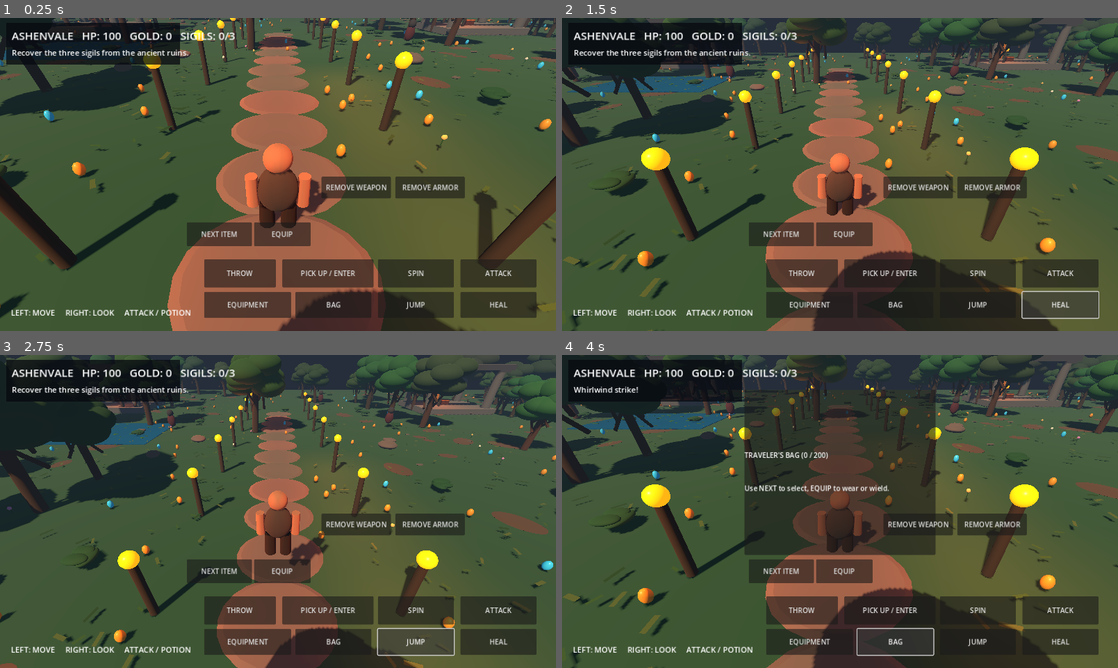
Above: before the commit, frames 1-4 (two rows, left to right).
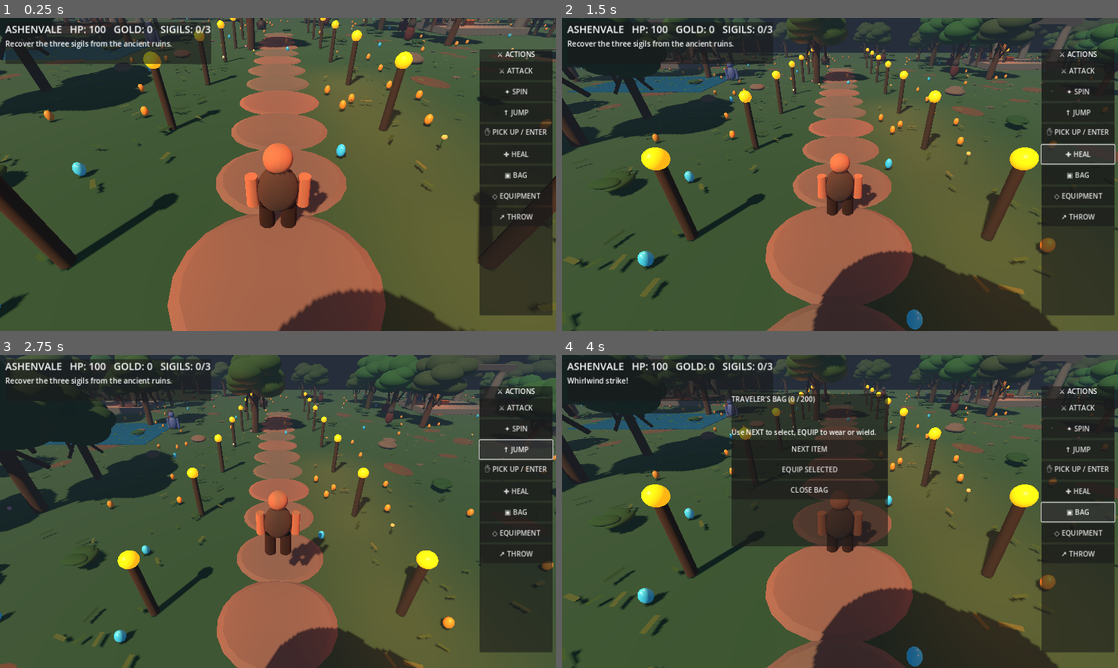
Above: after the commit, the same moments.

Repository: 82gtstang/MindControl
Game: Godot game, scene res://world.tscn
Two runs of this game, one before a commit and one after it. Both use one fixed random seed, a clock stepped at 60 frames per second and the inputs below.
Inputs:
- Up to frame 1 (0.25 s): no input
- Up to frame 2 (1.5 s): click "ATTACK" (after the commit: "⚔ ATTACK") at 0.5 s; click "HEAL" (after the commit: "✚ HEAL") at 1.25 s
- Up to frame 3 (2.75 s): click "JUMP" (after the commit: "↑ JUMP") at 2 s
- Up to frame 4 (4 s): click "SPIN" (after the commit: "✦ SPIN") at 2.75 s; click "BAG" (after the commit: "▣ BAG") at 3.5 s

The runs differ from the first frame. In frame 1, 23% of the frame differs, in the area x 0-100%, y 0-96%; in frame 2, 19%; in frame 3, 22%; in frame 4, 27%, in the area x 0-100%, y 1-100%.
Error before the commit: Trying to assign an array of type "Array" to a variable of type "Array[String]". (res://world.gd:460)
Error after the commit: Trying to assign an array of type "Array" to a variable of type "Array[String]". (res://world.gd:465)

Commit message:
Add right-side action dock, three enterable crypts and eight enemy classes

Diff:
--- a/godot/world.gd
+++ b/godot/world.gd
@@ -20,6 +20,9 @@
 var inside_dungeon := false
 var dungeon_root: Node3D
 var dungeon_entry := Vector3(13, 0, 11)
+var dungeon_entries := [Vector3(13, 0, 11), Vector3(-31, 0, 19), Vector3(34, 0, -13)]
+var dungeon_names := ["Forgotten Crypt", "Ashen Catacombs", "Shadow Vault"]
+var active_dungeon := -1
 var spin_cooldown := 0.0
 const HERO_MODEL := "res://assets/characters/hero.glb"
 const ENEMY_MODEL := "res://assets/characters/enemy.glb"
@@ -63,6 +66,8 @@
 	_create_hero()
 	_create_enemies()
 	_create_dungeon()
+	_create_extra_dungeons()
+	_create_enemy_varieties()
 	_scatter_loot()
 	_create_ui()
 	Input.set_mouse_mode(Input.MOUSE_MODE_VISIBLE)
@@ -486,112 +491,78 @@
 func _create_ui() -> void:
 	var layer := CanvasLayer.new()
 	add_child(layer)
-	var panel := ColorRect.new()
-	panel.color = Color(0.025, .035, .06, .75)
-	panel.position = Vector2(14, 12)
-	panel.size = Vector2(400, 95)
-	layer.add_child(panel)
+	var top := PanelContainer.new()
+	top.position = Vector2(12, 10)
+	top.custom_minimum_size = Vector2(420, 96)
+	layer.add_child(top)
+	var top_box := VBoxContainer.new()
+	top.add_child(top_box)
 	hud = Label.new()
-	hud.position = Vector2(27, 22)
-	hud.add_theme_font_size_override("font_size", 25)
-	layer.add_child(hud)
+	hud.add_theme_font_size_override("font_size", 23)
+	top_box.add_child(hud)
 	message_label = Label.new()
-	message_label.position = Vector2(27, 67)
-	message_label.add_theme_font_size_override("font_size", 18)
-	layer.add_child(message_label)
-	var hint := Label.new()
-	hint.text = "LEFT: MOVE     RIGHT: LOOK     ATTACK / POTION"
-	hint.position = Vector2(25, 665)
-	hint.add_theme_font_size_override("font_size", 18)
-	layer.add_child(hint)
-	var attack := Button.new()
-	attack.text = "ATTACK"
-	attack.position = Vector2(1060, 555)
-	attack.size = Vector2(175, 65)
-	attack.pressed.connect(_attack)
-	layer.add_child(attack)
-	var potion := Button.new()
-	potion.text = "HEAL"
-	potion.position = Vector2(1060, 630)
-	potion.size = Vector2(175, 60)
-	potion.pressed.connect(_heal)
-	layer.add_child(potion)
-	var jump := Button.new()
-	jump.text = "JUMP"
-	jump.position = Vector2(870, 630)
-	jump.size = Vector2(175, 60)
-	jump.pressed.connect(_jump)
-	layer.add_child(jump)
-	var spin := Button.new()
-	spin.text = "SPIN"
-	spin.position = Vector2(870, 555)
-	spin.size = Vector2(175, 65)
-	spin.pressed.connect(_spin_attack)
-	layer.add_child(spin)
-	var bag := Button.new()
-	bag.text = "BAG"
-	bag.position = Vector2(680, 630)
-	bag.size = Vector2(175, 60)
-	bag.pressed.connect(_toggle_bag)
-	layer.add_child(bag)
-	var interact := Button.new()
-	interact.text = "PICK UP / ENTER"
-	interact.position = Vector2(650, 555)
-	interact.size = Vector2(210, 65)
-	interact.pressed.connect(_interact)
-	layer.add_child(interact)
-	var throw_button := Button.new()
-	throw_button.text = "THROW"
-	throw_button.position = Vector2(470, 555)
-	throw_button.size = Vector2(165, 65)
-	throw_button.pressed.connect(_throw_from_bag)
-	layer.add_child(throw_button)
+	message_label.add_theme_font_size_override("font_size", 17)
+	top_box.add_child(message_label)
+	var dock := PanelContainer.new()
+	dock.name = "ActionDock"
+	dock.set_anchors_preset(Control.PRESET_CENTER_RIGHT)
+	dock.anchor_left = 1.0
+	dock.anchor_right = 1.0
+	dock.anchor_top = .10
+	dock.anchor_bottom = .95
+	dock.offset_left = -176
+	dock.offset_right = -8
+	dock.offset_top = 0
+	dock.offset_bottom = 0
+	layer.add_child(dock)
+	var dock_column := VBoxContainer.new()
+	dock_column.add_theme_constant_override("separation", 5)
+	dock.add_child(dock_column)
+	var title := Label.new()
+	title.text = "⚔ ACTIONS"
+	title.horizontal_alignment = HORIZONTAL_ALIGNMENT_CENTER
+	dock_column.add_child(title)
+	_dock_button(dock_column, "⚔ ATTACK", _attack)
+	_dock_button(dock_column, "✦ SPIN", _spin_attack)
+	_dock_button(dock_column, "↑ JUMP", _jump)
+	_dock_button(dock_column, "✋ PICK UP / ENTER", _interact)
+	_dock_button(dock_column, "✚ HEAL", _heal)
+	_dock_button(dock_column, "▣ BAG", _toggle_bag)
+	_dock_button(dock_column, "◇ EQUIPMENT", _toggle_equipment)
+	_dock_button(dock_column, "↗ THROW", _throw_from_bag)
 	inventory_panel = PanelContainer.new()
-	inventory_panel.position = Vector2(420, 80)
-	inventory_panel.custom_minimum_size = Vector2(440, 380)
+	inventory_panel.position = Vector2(390, 90)
+	inventory_panel.custom_minimum_size = Vector2(360, 350)
 	layer.add_child(inventory_panel)
+	var bag_column := VBoxContainer.new()
+	inventory_panel.add_child(bag_column)
 	inventory_text = Label.new()
-	inventory_panel.add_child(inventory_text)
+	bag_column.add_child(inventory_text)
+	_dock_button(bag_column, "NEXT ITEM", _next_inventory_item)
+	_dock_button(bag_column, "EQUIP SELECTED", _equip_selected)
+	_dock_button(bag_column, "CLOSE BAG", _toggle_bag)
 	inventory_panel.visible = false
 	_update_bag()
-	var next_button := Button.new()
-	next_button.text = "NEXT ITEM"
-	next_button.position = Vector2(430, 470)
-	next_button.size = Vector2(150, 55)
-	next_button.pressed.connect(_next_inventory_item)
-	layer.add_child(next_button)
-	var equip_button := Button.new()
-	equip_button.text = "EQUIP"
-	equip_button.position = Vector2(585, 470)
-	equip_button.size = Vector2(130, 55)
-	equip_button.pressed.connect(_equip_selected)
-	layer.add_child(equip_button)
-	var equipment_button := Button.new()
-	equipment_button.text = "EQUIPMENT"
-	equipment_button.position = Vector2(470, 630)
-	equipment_button.size = Vector2(200, 60)
-	equipment_button.pressed.connect(_toggle_equipment)
-	layer.add_child(equipment_button)
 	equipment_panel = PanelContainer.new()
-	equipment_panel.position = Vector2(740, 95)
-	equipment_panel.custom_minimum_size = Vector2(320, 260)
+	equipment_panel.position = Vector2(390, 90)
+	equipment_panel.custom_minimum_size = Vector2(350, 250)
 	layer.add_child(equipment_panel)
+	var gear_column := VBoxContainer.new()
+	equipment_panel.add_child(gear_column)
 	equipment_text = Label.new()
-	equipment_panel.add_child(equipment_text)
+	gear_column.add_child(equipment_text)
+	_dock_button(gear_column, "REMOVE WEAPON", _unequip_weapon)
+	_dock_button(gear_column, "REMOVE ARMOR", _unequip_armor)
+	_dock_button(gear_column, "CLOSE", _toggle_equipment)
 	equipment_panel.visible = false
 	_update_equipment()
-	var remove_weapon := Button.new()
-	remove_weapon.text = "REMOVE WEAPON"
-	remove_weapon.position = Vector2(740, 365)
-	remove_weapon.size = Vector2(160, 50)
-	remove_weapon.pressed.connect(_unequip_weapon)
-	layer.add_child(remove_weapon)
-	var remove_armor := Button.new()
-	remove_armor.text = "REMOVE ARMOR"
-	remove_armor.position = Vector2(910, 365)
-	remove_armor.size = Vector2(160, 50)
-	remove_armor.pressed.connect(_unequip_armor)
-	layer.add_child(remove_armor)
+
+func _dock_button(parent: VBoxContainer, label: String, callback: Callable) -> void:
+	var button := Button.new()
+	button.text = label
+	button.custom_minimum_size = Vector2(155, 43)
+	button.pressed.connect(callback)
+	parent.add_child(button)
 
 func _unhandled_input(event: InputEvent) -> void:
 	if event is InputEventScreenTouch:
@@ -654,7 +625,7 @@
 	hero.move_and_slide()
 	if inside_dungeon:
 		hero.position.x = clampf(hero.position.x, -11, 11)
-		hero.position.z = clampf(hero.position.z, 70, 108)
+		hero.position.z = clampf(hero.position.z, 70 + active_dungeon * 55, 108 + active_dungeon * 55)
 	else:
 		hero.position.x = clampf(hero.position.x, -54, 54)
 		hero.position.z = clampf(hero.position.z, -54, 54)
@@ -795,18 +766,22 @@
 	_update_bag()
 
 func _interact() -> void:
-	if inside_dungeon and hero.position.distance_to(Vector3(0, .2, 72)) < 4.0:
+	if inside_dungeon and hero.position.distance_to(Vector3(0, .2, 72 + active_dungeon * 55)) < 5.0:
 		inside_dungeon = false
-		hero.position = dungeon_entry + Vector3(0, .3, 2)
-		message = "You emerge from the ancient crypt."
+		hero.position = dungeon_entries[active_dungeon] + Vector3(0, .3, 4)
+		message = "You emerge from " + dungeon_names[active_dungeon]
+		active_dungeon = -1
 		message_timer = 4
 		return
-	if not inside_dungeon and hero.position.distance_to(dungeon_entry) < 4.0:
-		inside_dungeon = true
-		hero.position = Vector3(0, .2, 73)
-		message = "You descend into the forgotten crypt."
-		message_timer = 5
-		return
+	if not inside_dungeon:
+		for i in range(dungeon_entries.size()):
+			if hero.position.distance_to(dungeon_entries[i]) < 5.0:
+				inside_dungeon = true
+				active_dungeon = i
+				hero.position = Vector3(0, .2, 73 + i * 55)
+				message = "Entering " + dungeon_names[i] + " - find the exit at the entrance!"
+				message_timer = 6
+				return
 	for item in world_items.duplicate():
 		if is_instance_valid(item) and hero.global_position.distance_to(item.global_position) < 2.6:
 			if inventory.size() >= 200:
@@ -845,7 +820,7 @@
 	for i in range(320):
 		var dungeon_item := i >= 260
 		var x := rng.randf_range(-48, 48) if not dungeon_item else rng.randf_range(-8, 8)
-		var z := rng.randf_range(-48, 48) if not dungeon_item else rng.randf_range(76, 105)
+		var z := rng.randf_range(-48, 48) if not dungeon_item else rng.randf_range(76, 105) + (i % 3) * 55
 		if not dungeon_item and absf(x) < 3.0 and absf(z) < 10.0:
 			x += 5.0
 		var item := Node3D.new()
@@ -901,3 +876,64 @@
 func _throw_from_bag() -> void:
 	if not inventory.is_empty():
 		_throw_item()
+
+func _create_extra_dungeons() -> void:
+	var stone := material(Color(.16, .16, .19))
+	var floor_mat := material(Color(.23, .20, .20))
+	for i in range(1, 3):
+		var entry := Node3D.new()
+		entry.position = dungeon_entries[i]
+		add_child(entry)
+		for x in [-2.0, 2.0]:
+			cylinder_mesh(entry, .55, 4.5, Vector3(x, 2.25, 0), stone)
+		box_mesh(entry, Vector3(5.5, .8, 2), Vector3(0, 4.7, 0), stone)
+		var glow := sphere_mesh(entry, .8, Vector3(0, 1.6, -.5), material(Color(.2, .13, .33), .3, Color(.13, .04, .2)))
+		glow.scale.z = .25
+		var root := Node3D.new()
+		root.position = Vector3(0, 0, 70 + i * 55)
+		add_child(root)
+		var floor := StaticBody3D.new()
+		root.add_child(floor)
+		box_mesh(floor, Vector3(24, .6, 42), Vector3(0, -.4, 19), floor_mat)
+		var shape := BoxShape3D.new()
+		shape.size = Vector3(24, .6, 42)
+		var collision := CollisionShape3D.new()
+		collision.shape = shape
+		collision.position = Vector3(0, -.4, 19)
+		floor.add_child(collision)
+		for x in [-12.0, 12.0]:
+			box_mesh(root, Vector3(1, 6, 42), Vector3(x, 2.7, 19), stone)
+		for z in [0.0, 40.0]:
+			box_mesh(root, Vector3(24, 6, 1), Vector3(0, 2.7, z), stone)
+		for j in range(6):
+			var z := 6.0 + j * 6.0
+			for x in [-8.0, 8.0]:
+				cylinder_mesh(root, .55, 5, Vector3(x, 2.5, z), stone)
+			_make_torch(Vector3(-9, 0, 70 + i * 55 + z))
+		var altar := box_mesh(root, Vector3(4, 1.5, 3), Vector3(0, .7, 35), stone)
+		altar.name = "AncientAltar"
+
+func _create_enemy_varieties() -> void:
+	var enemy_types := ["Skeleton", "Wraith", "Cultist", "Golem", "Spider", "Crypt Guardian", "Bandit", "Necromancer"]
+	var colors := [Color(.74, .70, .60), Color(.25, .32, .52), Color(.38, .12, .19), Color(.34, .34, .32), Color(.15, .11, .13), Color(.27, .21, .35), Color(.29, .20, .13), Color(.22, .13, .31)]
+	for i in range(48):
+		var kind := i % enemy_types.size()
+		var enemy := Node3D.new()
+		enemy.name = enemy_types[kind]
+		var in_crypt := i >= 24
+		enemy.position = Vector3(rng.randf_range(-45, 45) if not in_crypt else rng.randf_range(-8, 8), 0, rng.randf_range(-45, 45) if not in_crypt else rng.randf_range(78, 103) + (i % 3) * 55)
+		add_child(enemy)
+		var shade := material(colors[kind], .65, colors[kind] * .10 if kind == 1 else Color.BLACK)
+		if kind == 4:
+			for leg in range(6):
+				var a := float(leg) * TAU / 6
+				var limb := cylinder_mesh(enemy, .09, 1.4, Vector3(cos(a) * .65, .3, sin(a) * .65), shade)
+				limb.rotation.z = sin(a) * .8
+			sphere_mesh(enemy, .7, Vector3(0, .65, 0), shade)
+		else:
+			var torso := sphere_mesh(enemy, .55 if kind != 3 else .85, Vector3(0, 1.2, 0), shade)
+			torso.scale = Vector3(.8, 1.2, .6)
+			sphere_mesh(enemy, .3, Vector3(0, 2.05, 0), shade)
+			for x in [-.55, .55]:
+				cylinder_mesh(enemy, .13, 1.0, Vector3(x, 1.15, 0), shade)
+		enemies.append(enemy)
